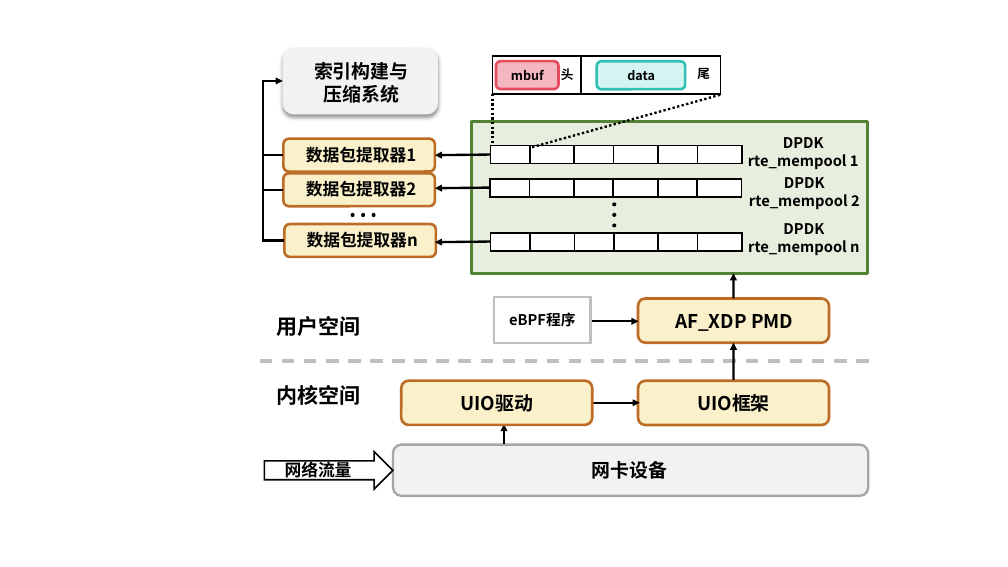
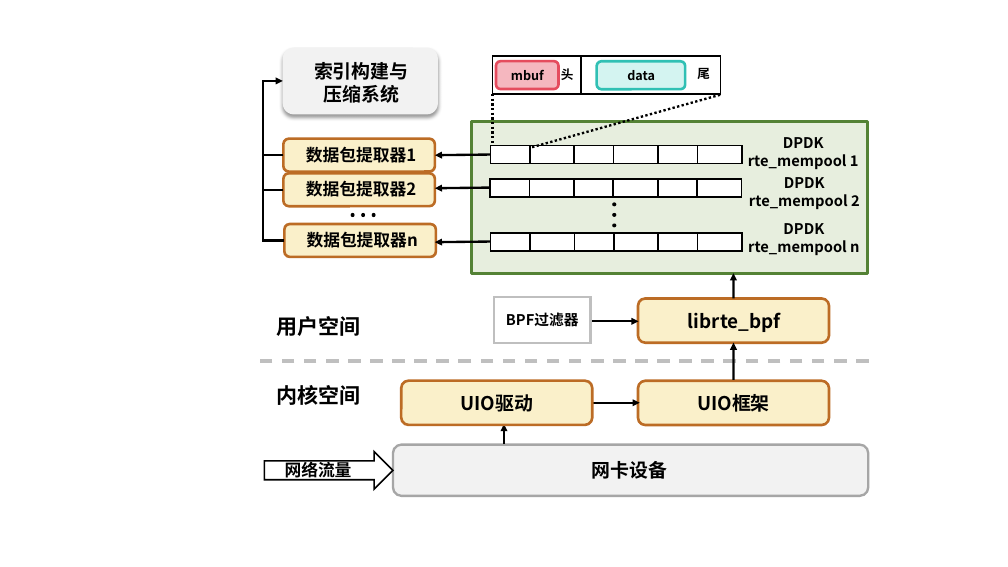
Before and after one commit to netsyscode/traffic-database, a slide deck: slide 2 of doc/fig/图片.pptx. Drawn at 1008x567 pixels with LibreOffice and Linux fonts; fonts in the diff are those of the drawing. Boxes give left, top, right and bottom in pixels: in the first picture for what was removed or moved away, otherwise in the second. Text is boxed around its words. In the diff, an @@ line names an element or a change of style, - is before the commit and + after.

```diff
--- a/doc/fig/图片.pptx
+++ b/doc/fig/图片.pptx
@@ text at (506, 312, 579, 327): text changed @@
-eBPF程序
+BPF过滤器
@@ text at (688, 312, 781, 332): text changed @@
-AF_XDP PMD
+librte_bpf
```
Also in this commit, not shown: 2 other slides changed, 8 other files.
